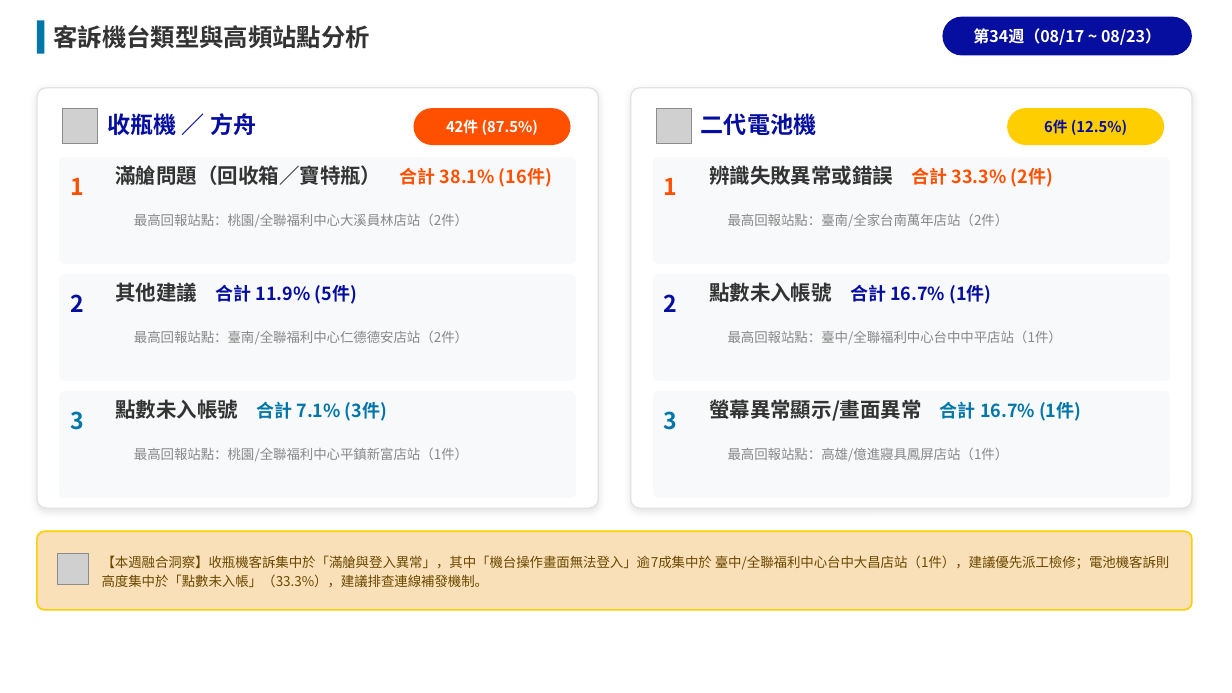
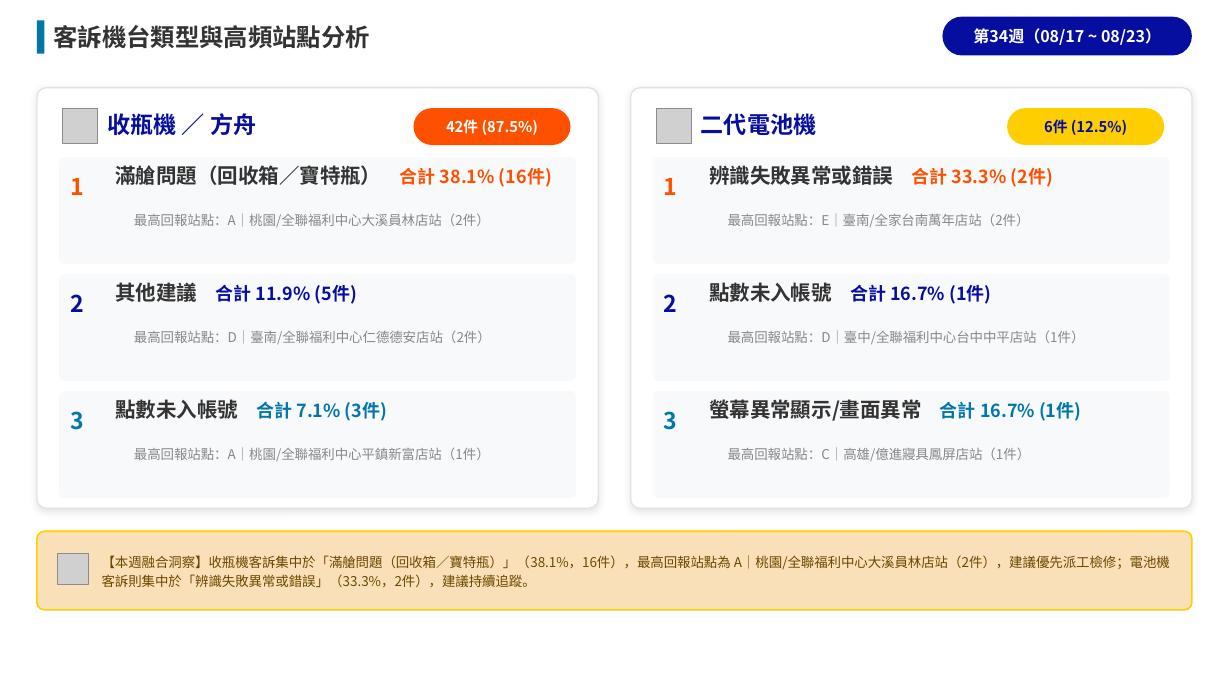
Before and after one commit to fen-ecoco/Operations-Weekly-Report, a slide deck: slide 2 of automation/ecoco_客服週報_第34週_0817~0823.pptx. Drawn at 1232x693 pixels with LibreOffice and Linux fonts; fonts in the diff are those of the drawing; grey boxes stand for pictures; background and template pictures are left out. Boxes give left, top, right and bottom in pixels: in the first picture for what was removed or moved away, otherwise in the second. Text is boxed around its words. In the diff, an @@ line names an element or a change of style, - is before the commit and + after.

```diff
--- a/automation/ecoco_客服週報_第34週_0817~0823.pptx
+++ b/automation/ecoco_客服週報_第34週_0817~0823.pptx
@@ text at box(134, 213, 490, 227): text changed @@
-最高回報站點：桃園/全聯福利中心大溪員林店站（2件）
+最高回報站點：A｜桃園/全聯福利中心大溪員林店站（2件）
@@ text at box(728, 214, 1030, 227): text changed @@
-最高回報站點：臺南/全家台南萬年店站（2件）
+最高回報站點：E｜臺南/全家台南萬年店站（2件）
@@ text at box(134, 330, 491, 344): text changed @@
-最高回報站點：臺南/全聯福利中心仁德德安店站（2件）
+最高回報站點：D｜臺南/全聯福利中心仁德德安店站（2件）
@@ text at box(728, 330, 1085, 345): text changed @@
-最高回報站點：臺中/全聯福利中心台中中平店站（1件）
+最高回報站點：D｜臺中/全聯福利中心台中中平店站（1件）
@@ text at box(134, 447, 490, 461): text changed @@
-最高回報站點：桃園/全聯福利中心平鎮新富店站（1件）
+最高回報站點：A｜桃園/全聯福利中心平鎮新富店站（1件）
@@ text at box(728, 447, 1031, 461): text changed @@
-最高回報站點：高雄/億進寢具鳳屏店站（1件）
+最高回報站點：C｜高雄/億進寢具鳳屏店站（1件）
@@ text at box(102, 555, 1170, 587): text changed @@
-【本週融合洞察】收瓶機客訴集中於「滿艙與登入異常」，其中「機台操作畫面無法登入」逾7成集中於 臺中/全聯福利中心台中大昌店站（1件），建議優先派工檢修；電池機客訴則高度集中於「點數未入帳」（33.3%），建議排查連線補發機制。
+【本週融合洞察】收瓶機客訴集中於「滿艙問題（回收箱／寶特瓶）」（38.1%，16件），最高回報站點為 A｜桃園/全聯福利中心大溪員林店站（2件），建議優先派工檢修；電池機客訴則集中於「辨識失敗異常或錯誤」（33.3%，2件），建議持續追蹤。
```
Also in this commit, not shown: 2 other slides changed, 25 other files.
